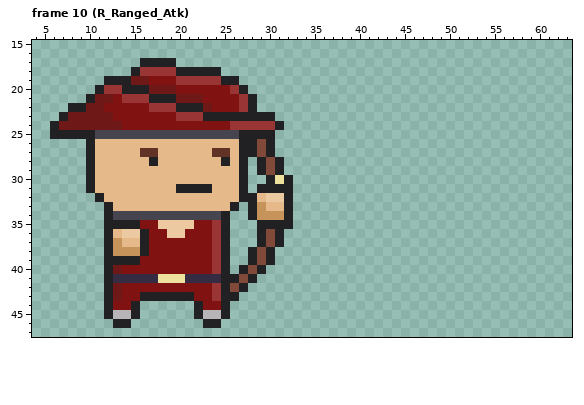
One commit to this pixel-art file: Assets/Smooz/Arts/Heroes/Animation/Attack/Red_Ranged_Attack.aseprite. The picture above is the old version.
64x64 pixels, 12 frames. Shown: frame 10 (R_Ranged_Atk): x 4..63, y 15..47. The old version is drawn lined up with the new one.
The same view after the edit:
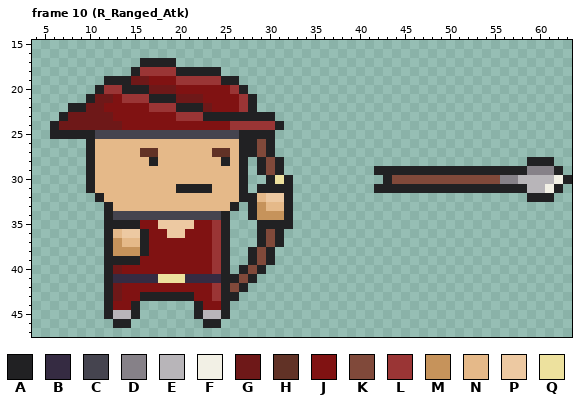
Palette (. is transparent): A #212123  B #352b42  C #45444f  D #868188  E #b8b5b9  F #f2f0e5  G #6e1818  H #613226  J #801212  K #80493a  L #9a3535  M #c6935b  N #e5b989  P #edc9a2  Q #ede19e
What changed:
whole drawing moved by -4,+0 (the old picture is shown already moved)
--- frame 10 (R_Ranged_Atk)
@@ x 40..63 @@
 27 ........................
-28 ........................
-29 ........................
-30 ........................
-31 ........................
-32 ........................
+28 ...................AAA..
+29 ..AAAAAAAAAAAAAAAAADDDA.
+30 ...AKKKKKKKKKKKKDDEEEEFA
+31 ..AAAAAAAAAAAAAAAAAEEFA.
+32 ...................AAA..
 33 ........................
Boxes around the changes in both pictures, in picture pixels (x1, y1, x2, y2):
added: (374, 157, 572, 202)
